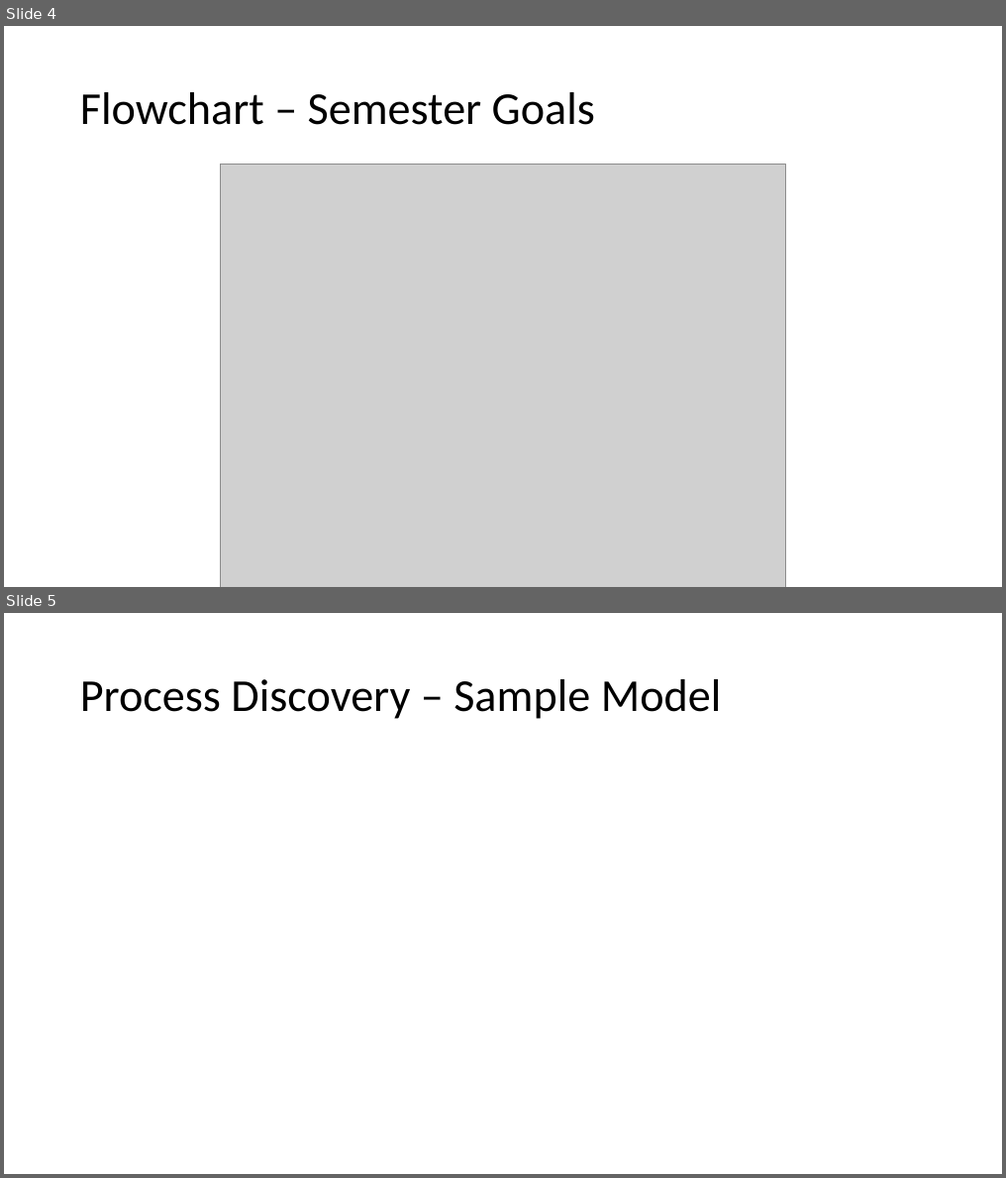
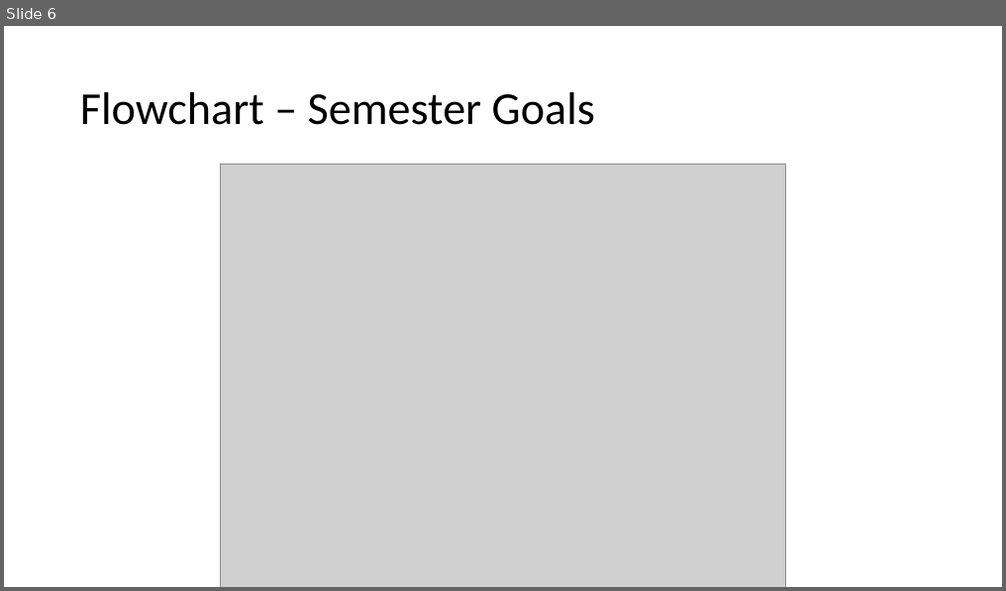
Before and after one commit to kensekense/unige-spring-2020, a slide deck: models/presentation4_CSmodeling.pptx. Shown one above the other, each under a label of ours: slides 4 and 5 before the commit, slide 6 after it. The pictures are 1006x1178 and 1006x591 pixels, drawn with LibreOffice and Linux fonts; fonts in the diff are those of the drawing; grey boxes stand for pictures. Boxes give left, top, right and bottom in pixels: in the first picture for what was removed or moved away, otherwise in the second. Text is boxed around its words. In the diff, an @@ line names an element or a change of style, - is before the commit and + after.

Commit message:
models ups

```diff
--- a/models/presentation4_CSmodeling.pptx
+++ b/models/presentation4_CSmodeling.pptx
@@ slide 5 removed at [4,613,1002,1174], background #FFFFFF @@
@@ title removed at [80,679,722,719] @@
-Process Discovery – Sample Model
@@ what was slide 4 is now slide 6 @@
```
Also in this commit, not shown: 1 slide changed, 7 slides added, 1 other slide removed.
